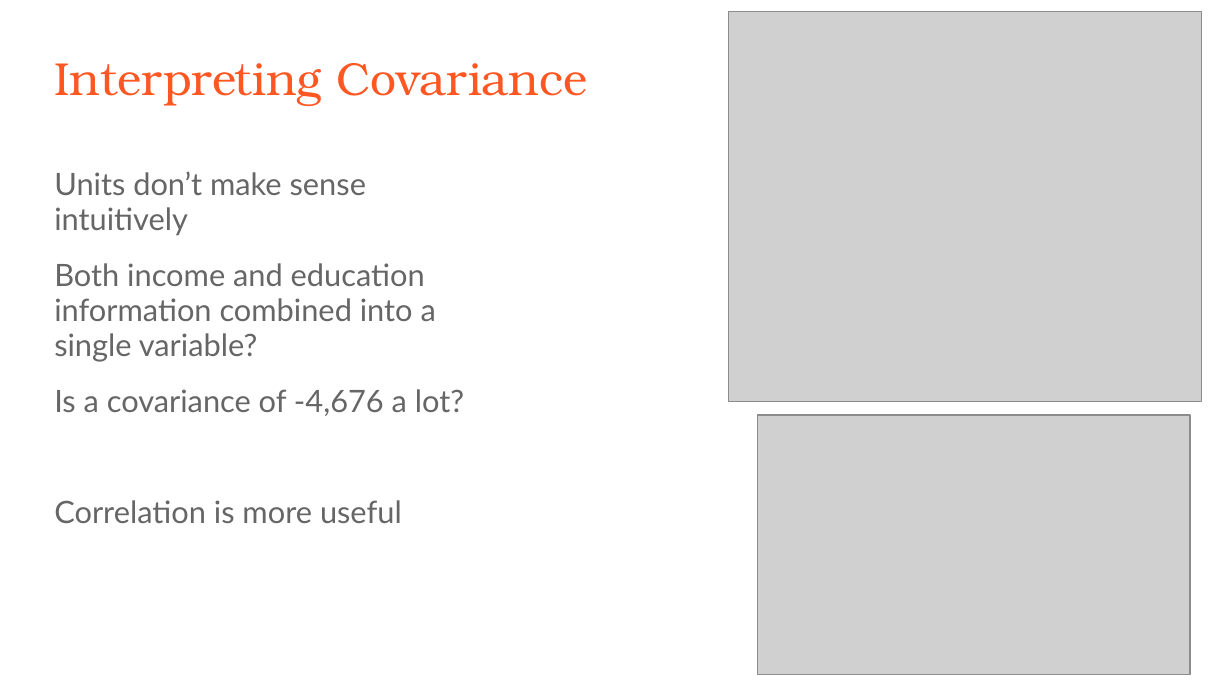
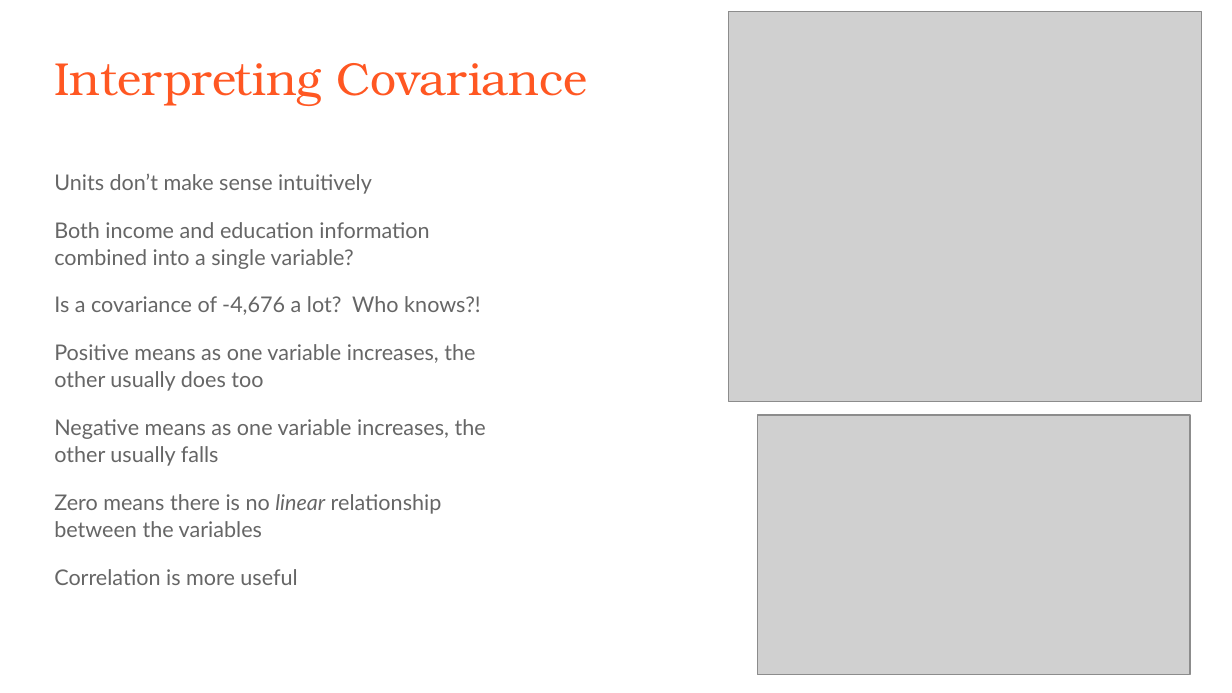
Before and after one commit to rjwrobel86/Python4Statistics, a slide deck: slide 35 of Stuff For Class/Slides/Descriptive Statistics.pptx (slide 36 before the commit). Drawn at 1232x693 pixels with LibreOffice and Linux fonts; fonts in the diff are those of the drawing; grey boxes stand for pictures. Boxes give left, top, right and bottom in pixels: in the first picture for what was removed or moved away, otherwise in the second. Text is boxed around its words. In the diff, an @@ line names an element or a change of style, - is before the commit and + after.

```diff
--- a/Stuff For Class/Slides/Descriptive Statistics.pptx
+++ b/Stuff For Class/Slides/Descriptive Statistics.pptx
@@ text at box(54, 174, 429, 585): size 18 to 12.6 pt in "Units don’t make sense intuitively", "Both income and education information combined into ...", "Correlation is more useful"; line spacing 0.95 to 1.05; more space between paragraphs @@
@@ text at box(54, 296, 486, 537): text changed; size 18 to 12.6 pt @@
-Is a covariance of -4,676 a lot?
+Is a covariance of -4,676 a lot? Who knows?!
+Positive means as one variable increases, the other usually does too
+Negative means as one variable increases, the other usually falls
+Zero means there is no linear relationship between the variables
```
Also in this commit, not shown: 14 other slides changed, 2 slides added, 2 slides removed, 32 other files.
